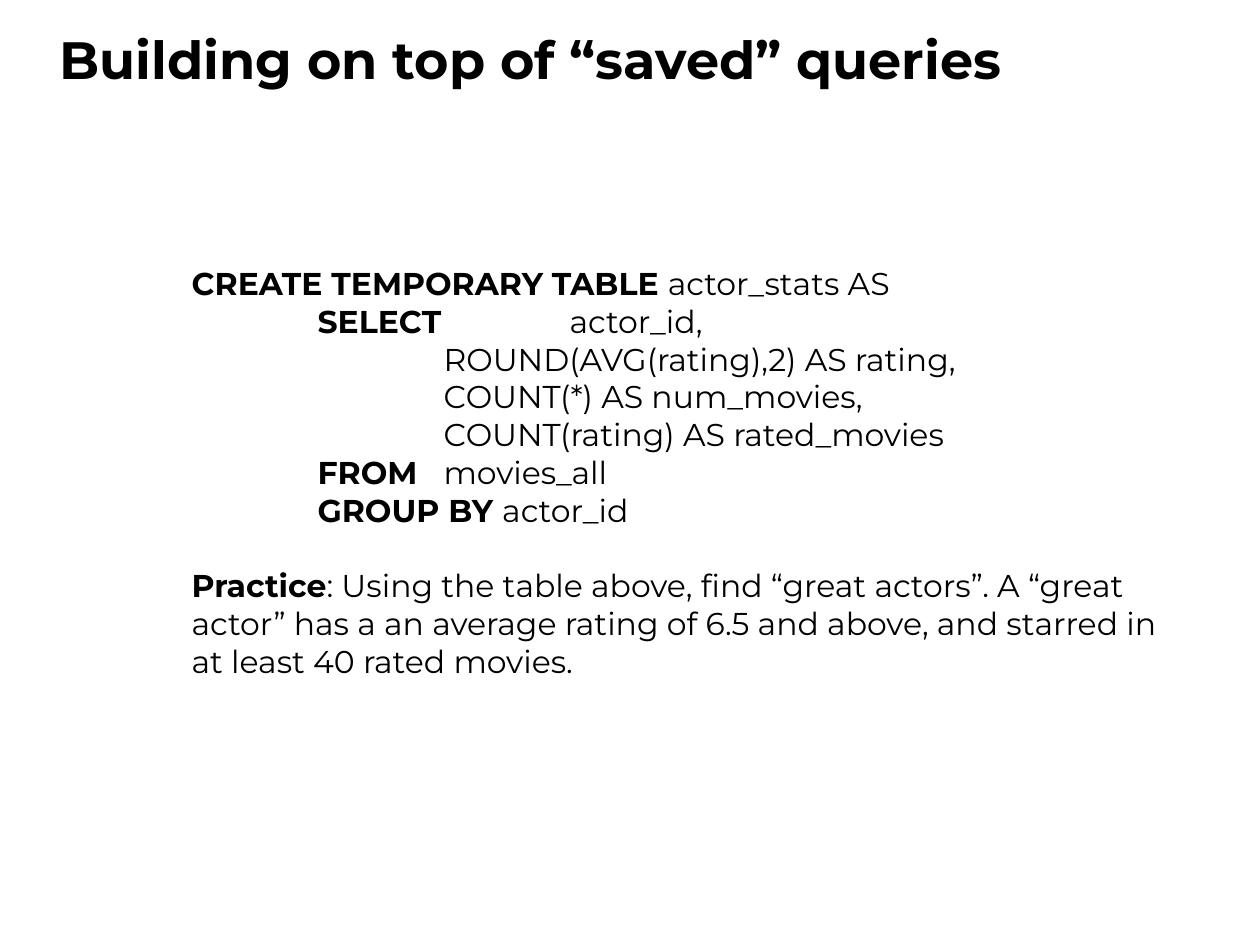
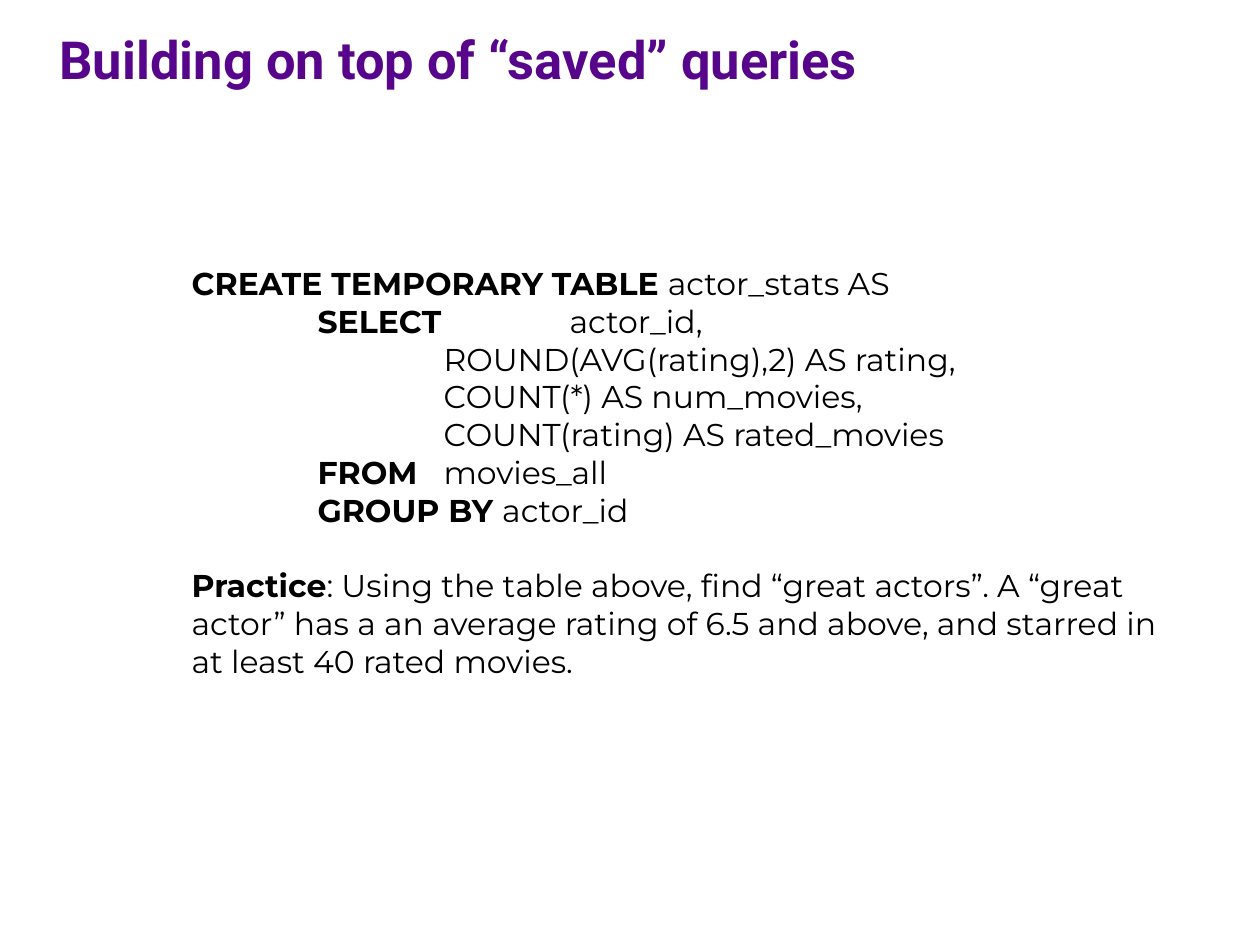
Before and after one commit to ipeirotis/introduction-to-databases, a slide deck: slide 16 of session6/F-SQL_Subqueries.pptx. Drawn at 1260x945 pixels with LibreOffice and Linux fonts; fonts in the diff are those of the drawing. Boxes give left, top, right and bottom in pixels: in the first picture for what was removed or moved away, otherwise in the second. Text is boxed around its words. In the diff, an @@ line names an element or a change of style, - is before the commit and + after.

```diff
--- a/session6/F-SQL_Subqueries.pptx
+++ b/session6/F-SQL_Subqueries.pptx
@@ text "Building on top of “saved” ..." at <box>59,39,857,90</box>: font Montserrat to Roboto, text colour #000000 to #57068C @@
```
Also in this commit, not shown: 10 other slides changed, 5 slides added, 2 slides removed.
